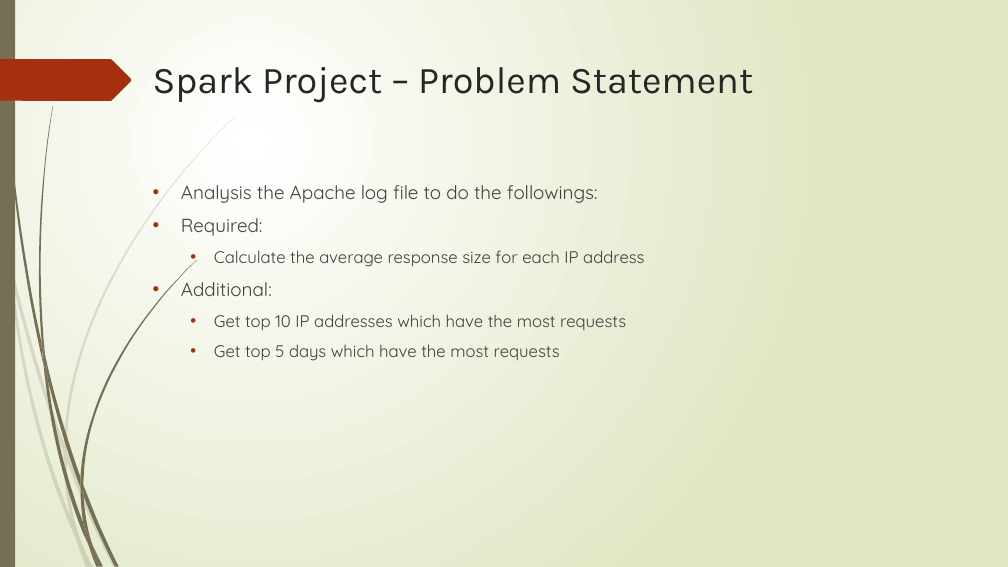
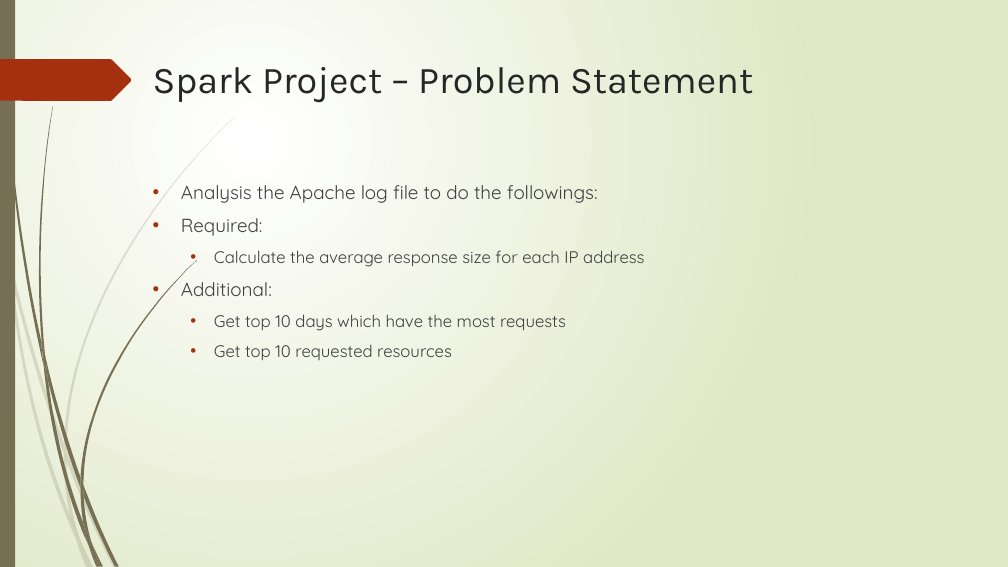
Before and after one commit to hoangtuong/cs522-bigdata, a slide deck: slide 26 of project2/report/Presentation_BigData.pptx. Drawn at 1008x567 pixels with LibreOffice and Linux fonts; fonts in the diff are those of the drawing. Boxes give left, top, right and bottom in pixels: in the first picture for what was removed or moved away, otherwise in the second. Text is boxed around its words. In the diff, an @@ line names an element or a change of style, - is before the commit and + after.

```diff
--- a/project2/report/Presentation_BigData.pptx
+++ b/project2/report/Presentation_BigData.pptx
@@ text at <box>214,314,566,360</box>: text changed @@
-  • Get top 10 IP addresses which have the most requests
-  • Get top 5 days which have the most requests
+  • Get top 10 days which have the most requests
+  • Get top 10 requested resources
```
Also in this commit, not shown: 1 other slide changed, 1 other file.
